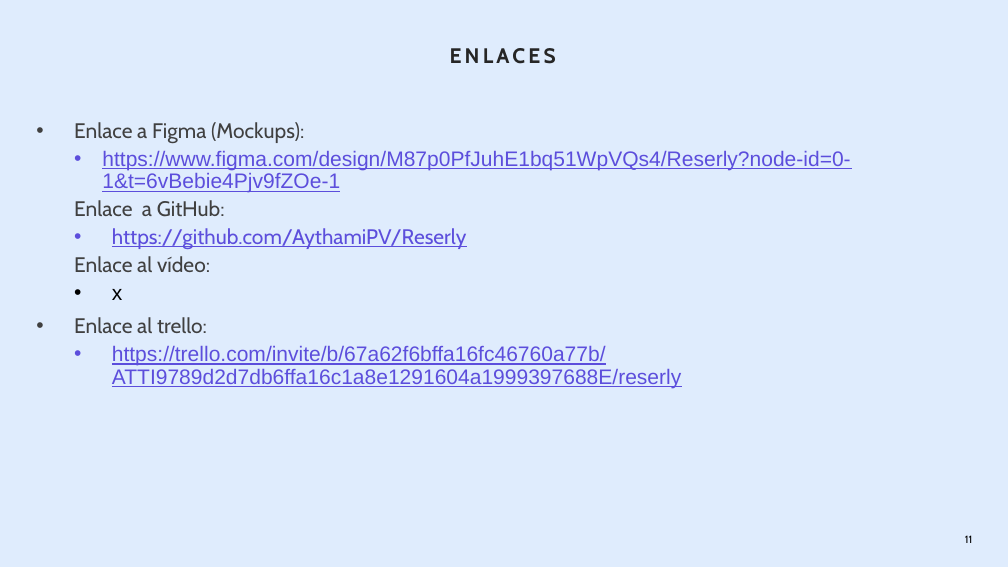
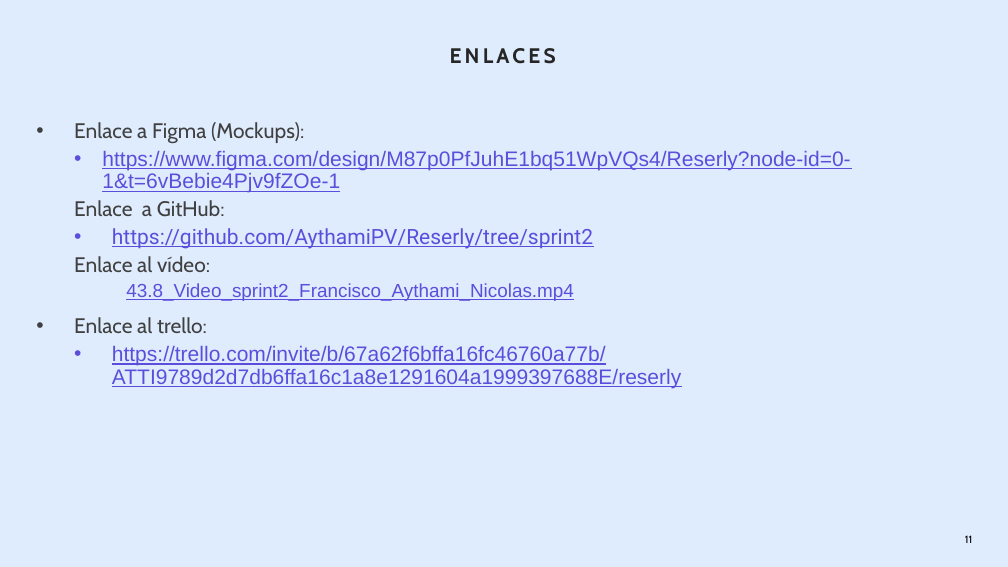
Before and after one commit to AythamiPV/Reserly, a slide deck: slide 11 of Documento/43.8_presentacion_sprint2_Francisco_Aythami_Nicolás.pptx. Drawn at 1008x567 pixels with LibreOffice and Linux fonts; fonts in the diff are those of the drawing; background and template pictures are left out. Boxes give left, top, right and bottom in pixels: in the first picture for what was removed or moved away, otherwise in the second. Text is boxed around its words. In the diff, an @@ line names an element or a change of style, - is before the commit and + after.

```diff
--- a/Documento/43.8_presentacion_sprint2_Francisco_Aythami_Nicolás.pptx
+++ b/Documento/43.8_presentacion_sprint2_Francisco_Aythami_Nicolás.pptx
@@ text at [112, 228, 593, 249]: text changed; font Cabin to Roboto @@
-  • https://github.com/AythamiPV/Reserly
+  • https://github.com/AythamiPV/Reserly/tree/sprint2
@@ text at [112, 289, 123, 300]: paragraph removed @@
-  • x
@@ text added at [126, 283, 574, 301], 18 pt, text #5C4EDC, underline @@
+43.8_Video_sprint2_Francisco_Aythami_Nicolas.mp4
```
Also in this commit, not shown: 1 other file.
